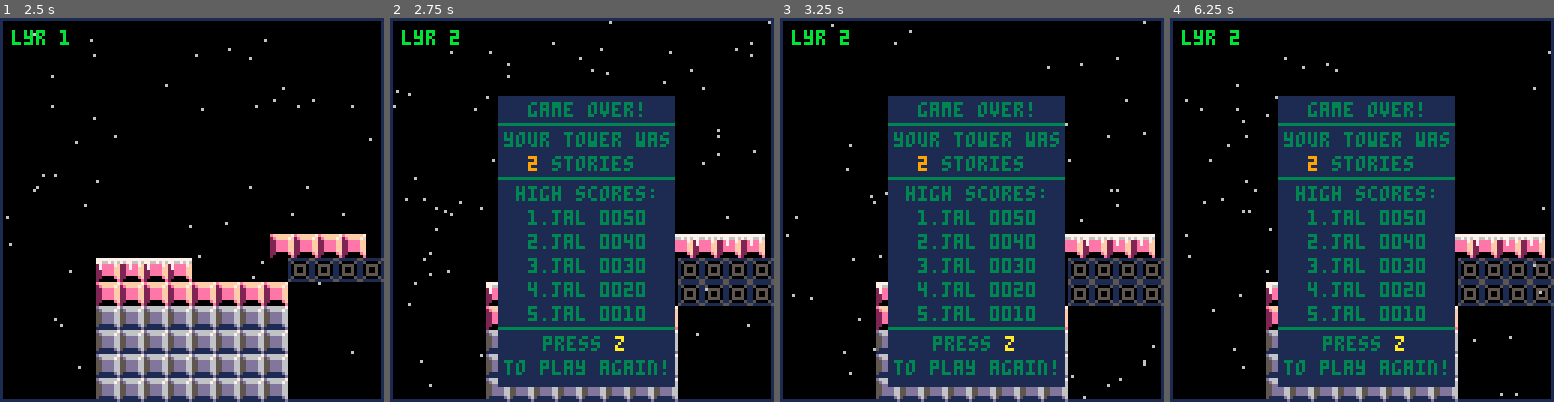
Above: before the commit, frames 1-4 (left to right).
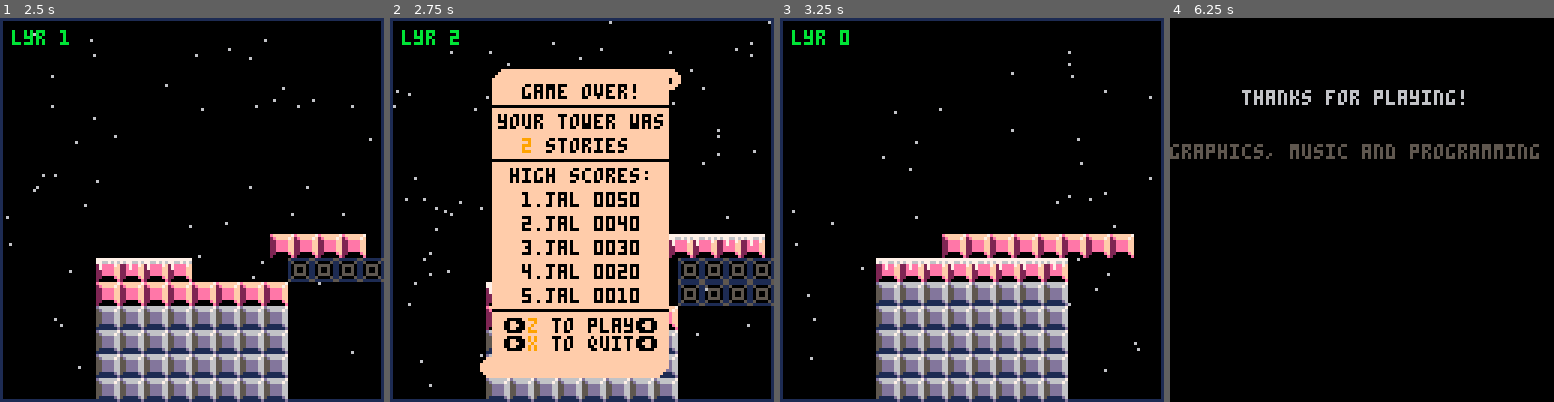
Above: after the commit, the same moments.

Repository: Gariben/Gaming
Game: PICO-8 cartridge Pico-8/Retreat/retreat.p8
Same seed, same stepped clock (60 frames per second), same inputs: the game is played once before the commit and once after it.
Inputs:
- Up to frame 1 (2.5 s): tap X (X key) at 0.33, 1.07, 1.85 s; tap O (Z key) at 0.7, 1.7, 2.1 s
- Up to frame 2 (2.75 s): tap O (Z key) at 2.5 s
- Up to frame 3 (3.25 s): tap O (Z key) at 2.9 s; tap X (X key) at 2.97 s
- Up to frame 4 (6.25 s): tap O (Z key) every 0.4 s from 3.3 to 6.1 s; tap X (X key) at 4.08, 5.2 s

Frame 1 is identical in both runs. In frame 2, 39% of the frame differs, in the area x 23-76%, y 13-97%; in frame 3, 37%; in frame 4, 46%, in the area x 0-100%, y 0-100%.

Commit message:
More prettiness
Updated Game Over "scroll style" screen, one button replay, tentative credits screen.

Diff:
--- a/Pico-8/Retreat/retreat.p8
+++ b/Pico-8/Retreat/retreat.p8
@@ -20,6 +20,8 @@
  	intro_init()
  elseif(scene == 2) then
 		gameplay_init()
+	elseif(scene == 3) then
+		credits_init()
 	end
 
 end
@@ -67,18 +69,34 @@
  })
  end
 	base= {sp=1,x=32,y=88,w=8,h=5,on=true,endx=0}
-	scre={lyr=0,val=0,t=0,cmb=0,hscr={}}
+	scre={lyr=0,val=0,t=0,gmovrt=0,cmb=0,hscr={}}
  for i=1,5 do
  	add(scre.hscr,{
  	name="jal",
  	scr=40-((i-1)*8),
  	lyr=50-((i-1)*10),
- 	clr=3
+ 	clr=0
  })
  end
  music(0,0,3)
 end
 
+function credits_init()
+
+	crdts={t=0}
+	music(-1, 10000)
+
+	hearts = {}
+
+	 for i=1,3 do
+ 		add(hearts,{
+ 			x=24+(rnd()*((100-24)+1)),
+ 			y=24,
+ 			s="♥"
+ 			})
+ 	end
+
+end
 
 function _update()
 
@@ -88,6 +106,8 @@
  	intro_update()
  elseif(scene == 2) then
 		gameplay_update()
+	elseif(scene == 3) then
+		credits_update()
 	end
 
 end
@@ -150,14 +170,35 @@
 		end
 	end
 
+
 	--controller
 	if (gmovr == false) then
+		scre.gmovrt=scre.t
 		if btnp(4) then
 			bardrop()
 		end
 	end
 
-end
+	if (gmovr == true) then
+		if (btnp(4) and (scre.t>scre.gmovrt+10)) then
+			gmovr=false
+			gameplay_init()
+		elseif(btnp(5) and (scre.t>scre.gmovrt+10)) then
+			scene=3
+			return
+		end
+	end
+
+end
+
+function credits_update()
+
+	crdts.t+=1
+
+
+	--e░h♥
+end
+
 
 function _draw()
 	cls()
@@ -165,7 +206,7 @@
 		if(oscn ~= 0) then
 		 title_init()
 			oscn=0
-		end
+	 end
 		title_draw()
 
  elseif(scene == 1) then
@@ -181,6 +222,14 @@
 			oscn=2
 		end
 		gameplay_draw()
+
+ elseif(scene == 3) then
+		if(oscn ~= 3) then
+		 credits_init()
+			oscn=3
+		end
+		credits_draw()
+
 	end
 
 end
@@ -340,18 +389,24 @@
 			end
 		end
 		bar.dx=0
-		local gmox=36
-		local gmoy=26
+		local gmox=34
+		local gmoy=20
 		local gmow=58
 		local gmoh=96
-		rectfill(gmox,gmoy,gmox+gmow,gmoy+gmoh,1)
-		print("game over!",gmox+10,gmoy+2,3)
-		line(gmox,gmoy+9,gmox+gmow,gmoy+9,3)
-		print("your tower was",gmox+2,gmoy+12,3)
-		print(scre.lyr .. " stories",gmox+10,gmoy+20,3)
+		for x=gmox+4,gmox+gmow+1 do
+			circfill(x,gmoy,3,15)
+			circfill(x-5,gmoy+gmoh,3,15)
+		end
+		rectfill(gmox+gmow+1,gmoy,gmox+gmow+1,gmoy+1,0)
+
+		rectfill(gmox,gmoy,gmox+gmow,gmoy+gmoh,15)
+		print("game over!",gmox+10,gmoy+2,0)
+		line(gmox,gmoy+9,gmox+gmow,gmoy+9)
+		print("your tower was",gmox+2,gmoy+12)
+		print(scre.lyr .. " stories",gmox+10,gmoy+20)
 		print(scre.lyr,gmox+10,gmoy+20,9)
-		line(gmox,gmoy+27,gmox+gmow,gmoy+27,3)
-		print("high scores:",gmox+6,gmoy+30,3)
+		line(gmox,gmoy+27,gmox+gmow,gmoy+27,0)
+		print("high scores:",gmox+6,gmoy+30)
 
 		--todo fix high score replace
 
@@ -363,14 +418,80 @@
 			lyrstr = lyrstr .. h.lyr
 			print(i .. "." .. h.name .. " " .. lyrstr,gmox+10,gmoy+22+((i+1)*8),h.clr)
 		end
-line(gmox,gmoy+77,gmox+gmow,gmoy+77,3)
-		print("press z",gmox+15,gmoy+80,3)
-		print("z",gmox+39,gmoy+80,10)
-		print("to play again!",gmox+2,gmoy+88,3)
-	end
-end
-
-
+		line(gmox,gmoy+77,gmox+gmow,gmoy+77)
+		print("➡️z to play⬅️",gmox+4,gmoy+80)
+		print("z",gmox+12,gmoy+80,9)
+		print("➡️x to quit⬅️",gmox+4,gmoy+86,0)
+		print("x",gmox+12,gmoy+86,9)
+	end
+end
+
+function credits_draw()
+	cln1="thanks for playing!"
+	cln2="graphics, music and programming by"
+	cln3="by jacobu (@jacobarlo)"
+	cln4="block texture from jelpi"
+	cln5="my next pico-8 project will take"
+	cln6="place where this one left off."
+
+	fadeintext(crdts.t,cln1,24,24,36,20)
+	fadeintext(crdts.t,cln2,0,42,60,20)
+	fadeintext(crdts.t,cln3,18,50,90,20)
+	if(crdts.t>90+20*2) then
+		print("@jacobarlo",62,50,8)
+	end
+	fadeintext(crdts.t,cln4,12,60,120,20)
+	fadeintext(crdts.t,cln5,0,114,200,20)
+	fadeintext(crdts.t,cln6,0,122,200,20)
+	if(crdts.t==200+20*2) then
+		sfx(5)
+
+	end
+
+
+	if(crdts.t>200+20*2) then
+		spr(18,16,66)
+		spr(17,16,74)
+		spr(17,16,82)
+		spr(17,16,90)
+		spr(17,16,98)
+		spr(20,16,106)
+		spr(19,24,66)
+		spr(18,32,66)
+		spr(17,32,74)
+		spr(17,32,82)
+		spr(17,32,90)
+		spr(17,32,98)
+		spr(19,40,66)
+		spr(18,48,66)
+		spr(17,48,74)
+		spr(17,48,82)
+		spr(17,48,90)
+		spr(17,48,98)
+		spr(19,56,66)
+		spr(18,62,66)
+		spr(17,62,74)
+		spr(17,62,82)
+		spr(17,62,90)
+		spr(17,62,98)
+		spr(19,70,66)
+		spr(18,78,66)
+		spr(17,78,74)
+		spr(17,78,82)
+		spr(17,78,90)
+		spr(17,78,98)
+		spr(19,86,66)
+		spr(18,94,66)
+		spr(17,94,74)
+		spr(17,94,82)
+		spr(17,94,90)
+		spr(17,94,98)
+
+	end
+
+
+
+end
 
 
 --------------------------------
Not shown, changed: 32 lines of the sprite sheet (__gfx__) section of Pico-8/Retreat/retreat.p8
Not shown, changed: the sound effects (__sfx__) section of Pico-8/Retreat/retreat.p8
